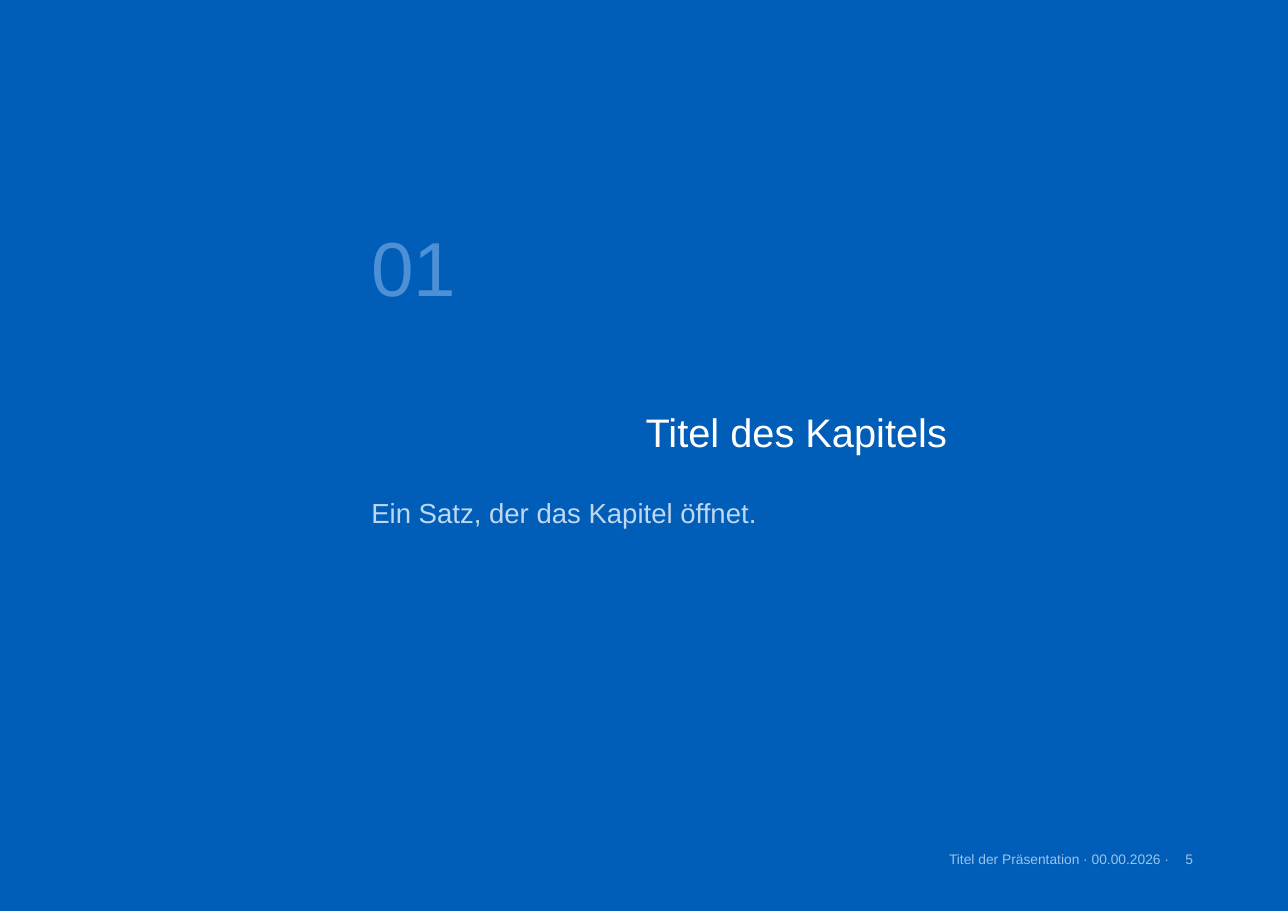
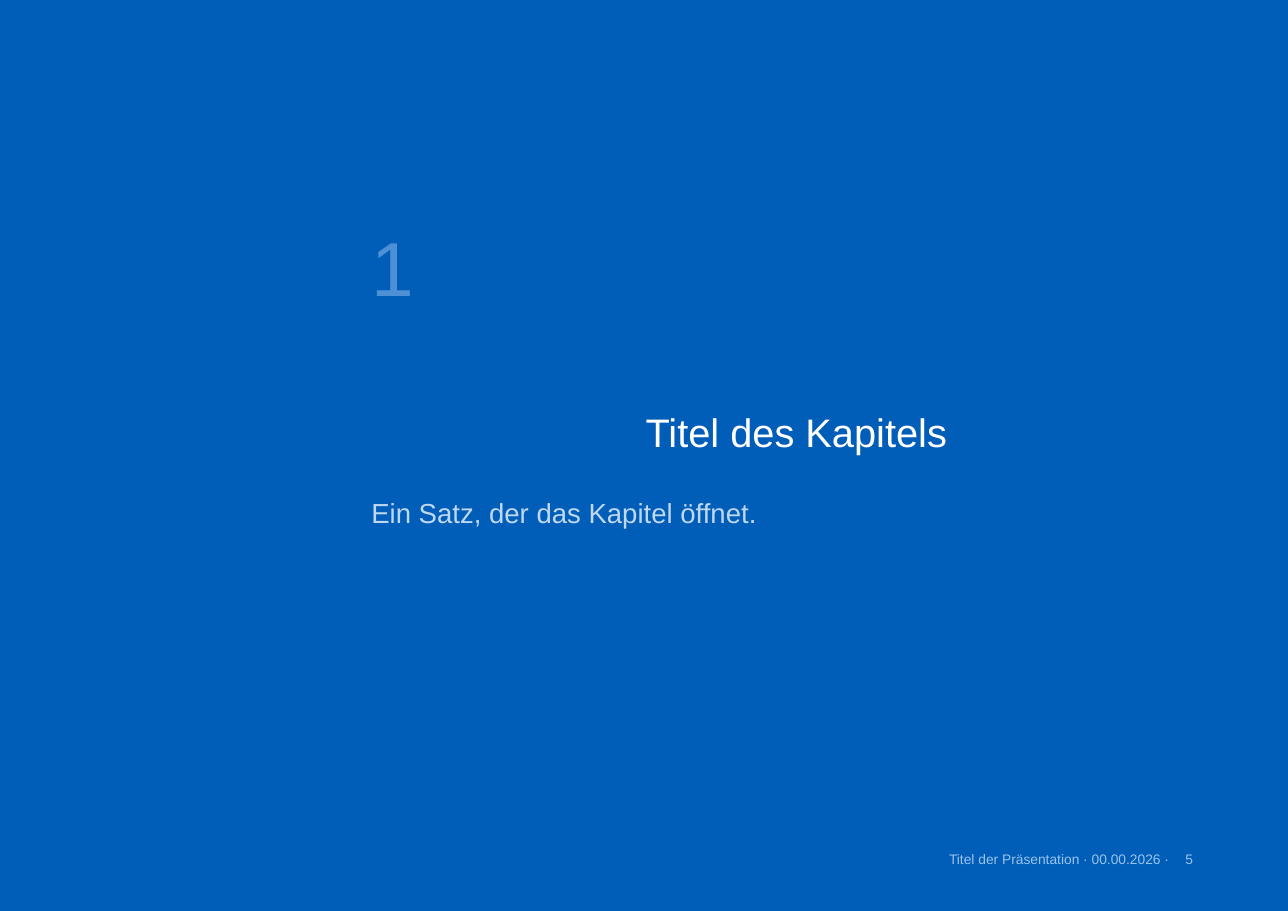
Before and after one commit to phtok/goeloggen, a slide deck: slide 5 of assets/templates/GoetheanumVorlageA4.pptx. Drawn at 1288x911 pixels with LibreOffice and Linux fonts; fonts in the diff are those of the drawing; background and template pictures are left out. Boxes give left, top, right and bottom in pixels: in the first picture for what was removed or moved away, otherwise in the second. Text is boxed around its words. In the diff, an @@ line names an element or a change of style, - is before the commit and + after.

```diff
--- a/assets/templates/GoetheanumVorlageA4.pptx
+++ b/assets/templates/GoetheanumVorlageA4.pptx
@@ text at <box>371,243,414,296</box>: text changed @@
-01
+1
```
Also in this commit, not shown: 3 other slides changed, 1 other file.
